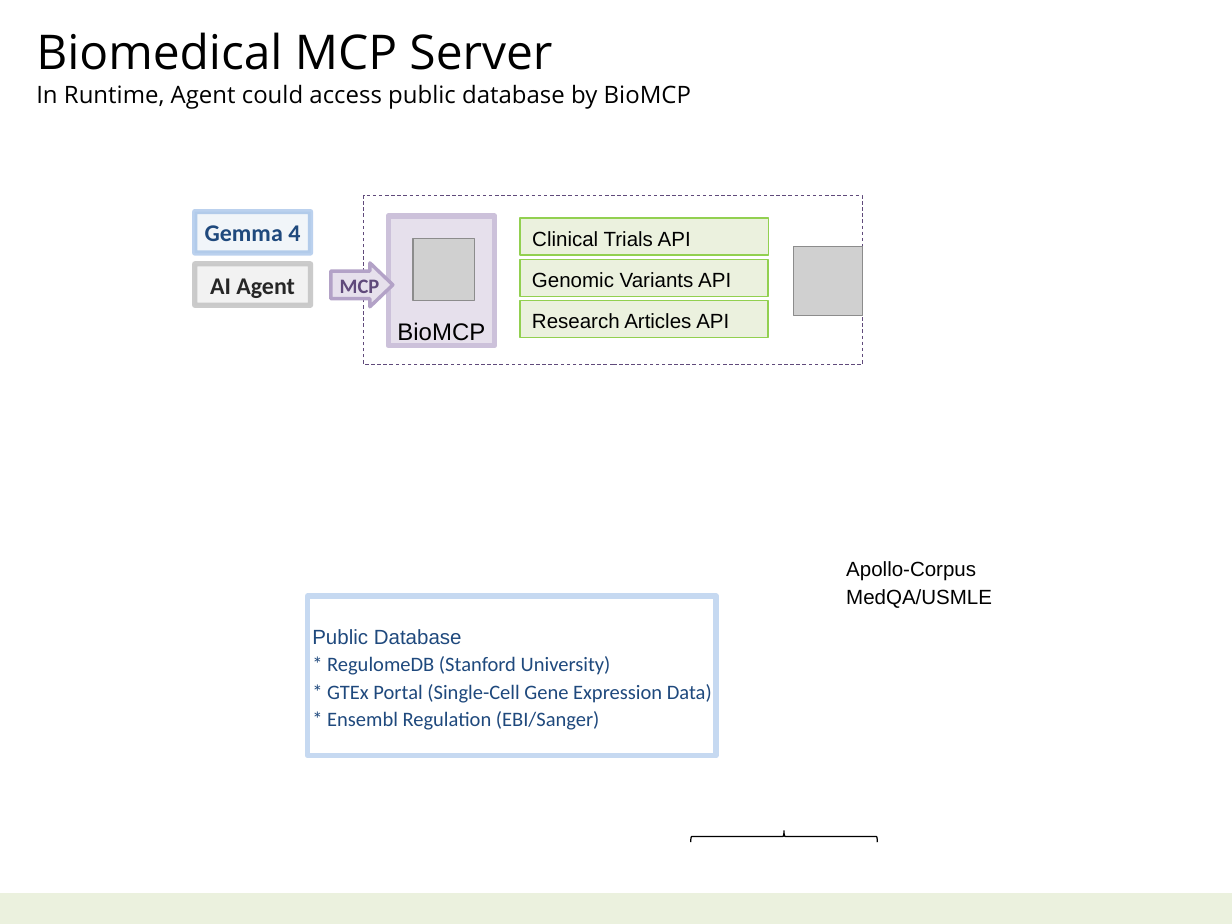
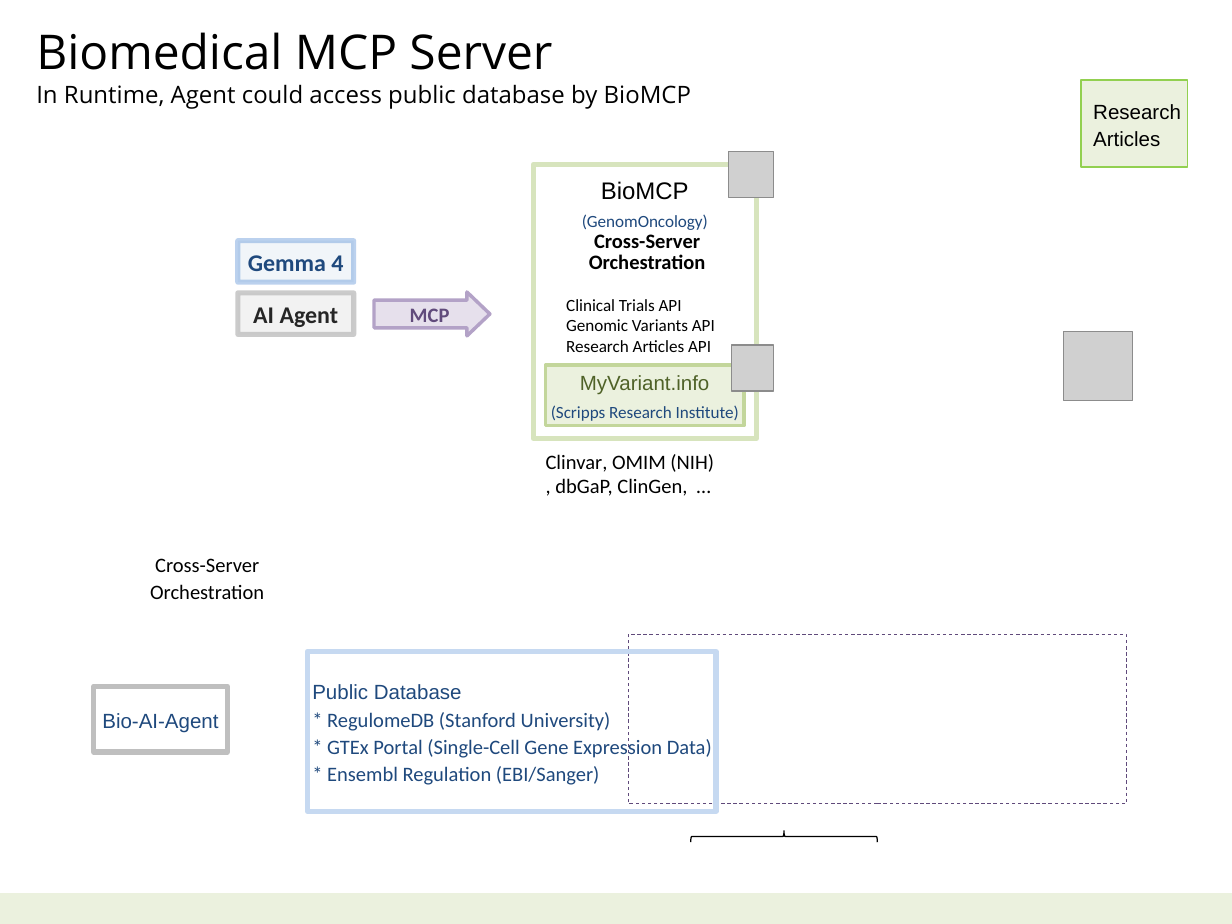
Before and after one commit to navibator/crazy-ai, a slide deck: slide 5 of bio-it-agent.pptx. Drawn at 1232x924 pixels with LibreOffice and Linux fonts; fonts in the diff are those of the drawing; grey boxes stand for pictures. Boxes give left, top, right and bottom in pixels: in the first picture for what was removed or moved away, otherwise in the second. Text is boxed around its words. In the diff, an @@ line names an element or a change of style, - is before the commit and + after.

Commit message:
bio-it-agent

```diff
--- a/bio-it-agent.pptx
+++ b/bio-it-agent.pptx
@@ rectangle "Research": place and size @@
-rectangle "Research" at box(520, 301, 769, 338)
+rectangle "Research" at box(1080, 80, 1188, 168)
@@ text in rectangle at box(1093, 104, 1181, 147): text changed @@
-Research Articles API
+Research
+Articles
@@ rectangle "BioMCP": place and size @@
-rectangle "BioMCP" at box(388, 216, 495, 345)
+rectangle "BioMCP" at box(533, 164, 756, 439)
@@ rectangle "BioMCP" at box(533, 164, 756, 439): vertical alignment bottom to top; fill #E6E0EC to none; outline #CCC1DA 3 pt to #D7E4BD 3 pt @@
@@ picture: place and size @@
-picture at box(413, 239, 474, 301)
+picture at box(728, 152, 774, 197)
@@ text in rectangle at box(601, 181, 689, 200): alignment right to centre @@
@@ text "Cross-Server": place and size @@
-text "Cross-Server" at box(520, 218, 769, 255)
+text "Cross-Server" at box(566, 234, 715, 352)
@@ text "Cross-Server" at box(566, 234, 715, 352): fill #EBF1DE to none; outline #92D050 1 pt to none @@
@@ text in rectangle at box(582, 214, 708, 230): paragraph added @@
+(GenomOncology)
@@ text at box(589, 234, 706, 269): paragraphs added @@
+Cross-Server
+Orchestration
@@ rectangle "Gemma 4": place and size @@
-rectangle "Gemma 4" at box(195, 212, 310, 254)
+rectangle "Gemma 4" at box(238, 240, 354, 282)
@@ picture removed at box(793, 246, 862, 315) @@
@@ rectangle "AI Agent": place and size @@
-rectangle "AI Agent" at box(195, 264, 310, 306)
+rectangle "AI Agent" at box(238, 293, 354, 335)
@@ down arrow "MCP": place and size @@
-down arrow "MCP" at box(331, 262, 393, 307)
+down arrow "MCP" at box(375, 292, 490, 336)
@@ text at box(566, 299, 682, 311): size 12 to 10 pt, font Arial to Calibri in "Clinical Trials API"; line spacing 16pt to 12pt @@
@@ text at box(566, 319, 715, 352): paragraphs added @@
+Genomic Variants API
+Research Articles API
@@ picture added at box(732, 345, 774, 391) @@
@@ picture added at box(1063, 331, 1132, 400) @@
@@ rectangle "MyVariant.info (Scripps Research Institute)": place and size @@
-rectangle "MyVariant.info (Scripps Research Institute)" at box(520, 260, 769, 297)
+rectangle "MyVariant.info (Scripps Research Institute)" at box(546, 365, 744, 425)
@@ rectangle "MyVariant.info (Scripps Research Institute)" at box(546, 365, 744, 425): vertical alignment middle to top; outline #92D050 1 pt to #C3D69B 2 pt @@
@@ text in rectangle at box(551, 375, 739, 421): text changed; size 12 to 10 pt; font Arial to Calibri; text colour #000000 to #1F497D @@
-Genomic Variants API
+MyVariant.info
+(Scripps Research Institute)
@@ text added at box(546, 454, 714, 496), 12 pt, text #000000 @@
+Clinvar, OMIM (NIH)
+, dbGaP, ClinGen, …
@@ text added at box(150, 558, 264, 599), 12 pt, text #000000 @@
+Cross-Server
+Orchestration
@@ text removed at box(846, 561, 992, 608) @@
-Apollo-Corpus
-MedQA/USMLE
@@ rectangle "Public Database": place and size @@
-rectangle "Public Database" at box(308, 596, 717, 756)
+rectangle "Public Database" at box(308, 652, 717, 812)
@@ rectangle: place and size @@
-rectangle at box(363, 196, 862, 365)
+rectangle at box(628, 634, 1127, 803)
@@ rectangle added at box(94, 686, 227, 753), outline #BFBFBF 3 pt, 12 pt, text #1F497D @@
+Bio-AI-Agent
```
Also in this commit, not shown: 3 other slides changed, 1 slide added, 2 slides removed, 1 other file.
